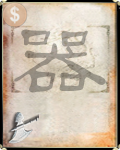
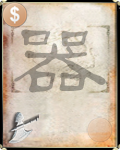
Two versions of the same layered image (w=120, h=150). Layer-by-layer changes:
added layer "cost" (49%) above "money" over [86, 116, 114, 144]
"money": opacity 60% → 100% over [1, 1, 29, 29]
